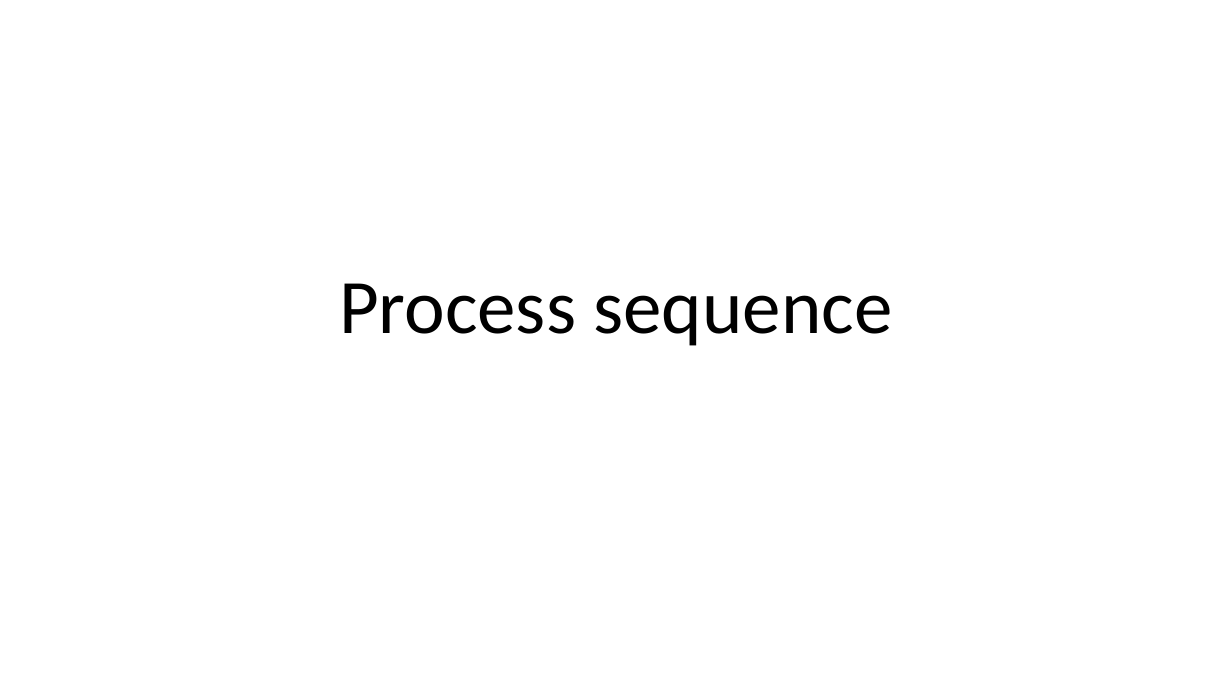
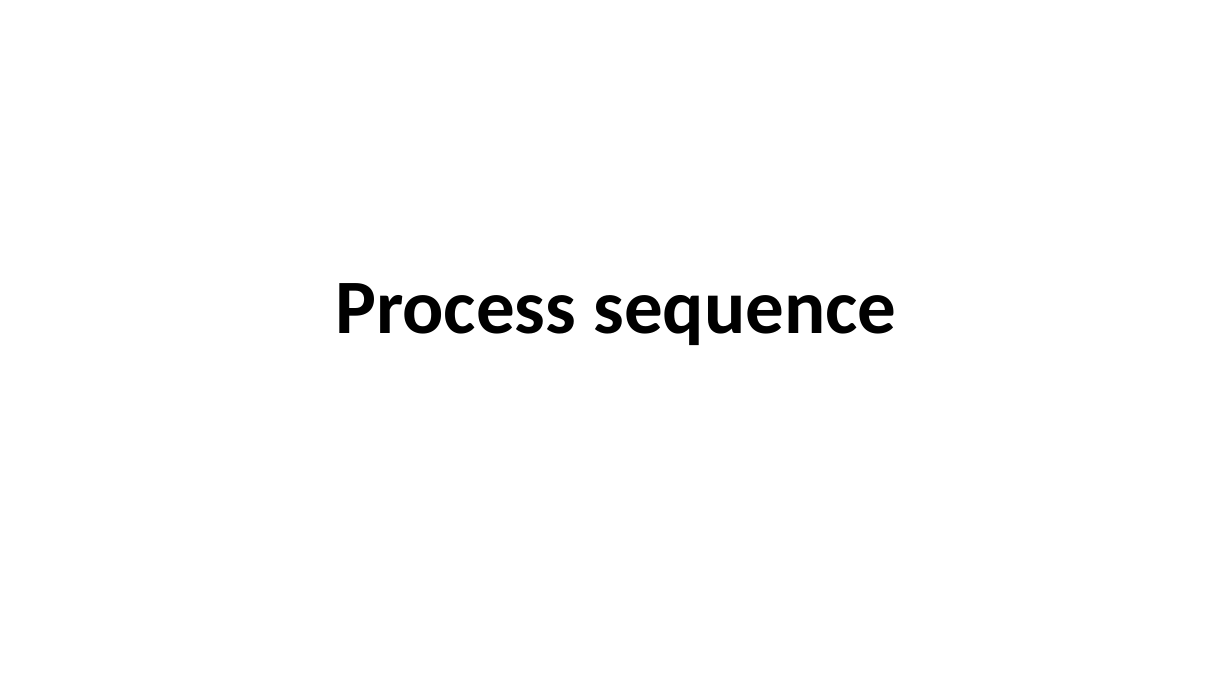
Before and after one commit to guptam/process-sequence, a slide deck: slide 1 of report.pptx. Drawn at 1232x693 pixels with LibreOffice and Linux fonts; fonts in the diff are those of the drawing. Boxes give left, top, right and bottom in pixels: in the first picture for what was removed or moved away, otherwise in the second. Text is boxed around its words. In the diff, an @@ line names an element or a change of style, - is before the commit and + after.

```diff
--- a/report.pptx
+++ b/report.pptx
@@ title "Process sequence" at <box>335,283,896,345</box>: bold on @@
```
Also in this commit, not shown: 2 other slides changed, 5 other files.
